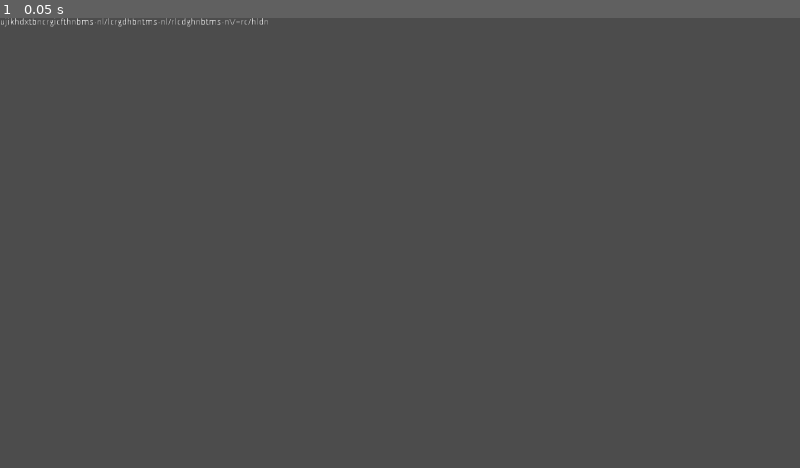
Above: before the commit, frame 1.
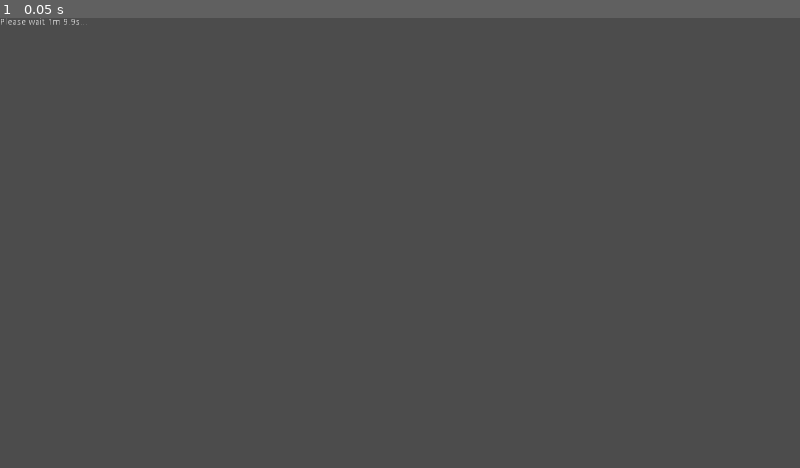
Above: after the commit, the same moment.

Repository: JapanYoshi/salty
Game: Godot game, scene res://TEST.tscn
Same seed, same stepped clock (60 frames per second), same inputs: the game is played once before the commit and once after it. This scene is started directly instead of the project's main scene.
Inputs:
- Up to frame 1 (0.05 s): no input

The runs differ from the first frame. In frame 1, 0.2% of the frame differs, in the area x 0-34%, y 0-2%.

Commit message:
question pack download ETA display

Diff:
--- a/MenuRoot.gd
+++ b/MenuRoot.gd
@@ -60,7 +60,7 @@
 		current_page.get_node("MouseMask").color = Color(0, 0, 0, 0.5)
 		current_page.get_node("LoadingPanel").show()
 		return
-	current_page.update_loading_progress(http_request.get_body_size(), http_request.get_body_size())
+	current_page.update_loading_progress(http_request.get_body_size(), http_request.get_body_size(), 0)
 	S.play_track(0, false, false)
 	S.play_track(1, false, false)
 	S.play_track(2, false, false)
@@ -82,14 +82,37 @@
 	http_request.connect("request_completed", self, "_http_request_completed")
 	# Perform the HTTP request. The URL below returns a PNG image as of writing.
 	var error = http_request.request(url)
+	_check_loading_started()
 	if error != OK:
 		push_error("An error occurred while making the HTTP request.")
 
+var time_start = 0
+var load_start = 0
+func _check_loading_started():
+	if http_request.get_body_size() > 0:
+		load_start = http_request.get_downloaded_bytes()
+		time_start = OS.get_ticks_msec()
+	else:
+		yield(get_tree().create_timer(0.01), "timeout")
+		call_deferred("_check_loading_started")
+
 # show player how much data is loaded
 func _update_loading_progress():
+	if time_start == 0:
+		_check_loading_started()
 	var partial = http_request.get_downloaded_bytes()
 	var total = http_request.get_body_size()
-	current_page.update_loading_progress(partial, total)
+	var time = OS.get_ticks_msec()
+	# total time / total size == partial time / partial size.
+	# move total size to right hand side and get
+	# total time == partial time * total size / partial size..
+	var eta = (
+		1.0 * (time - time_start) * # partial time
+		(total - load_start) / # total size
+		(partial - load_start) # partial size
+	) - (time - time_start)  # subtract elapsed time from total
+	prints("ETA CALCULATION: ", load_start, partial, total, time_start, time, eta)
+	current_page.update_loading_progress(partial, total, eta)
 	if !question_pack_is_downloaded:
 		yield(get_tree().create_timer(0.25), "timeout")
 		call_deferred("_update_loading_progress")
--- a/Signup.gd
+++ b/Signup.gd
@@ -340,7 +340,17 @@
 				'isVip': p.player_number == 0
 			});
 
-func update_loading_progress(partial, total):
+func update_loading_progress(partial, total, eta):
+	var time_text = "Finished!"
+	if eta >= 60*1000:
+		time_text = "Please wait ≈%dʹ %0.1f″..." % [eta / (60*1000), (eta % (60*1000)) / 1000.0]
+	elif eta >= 1000:
+		time_text = "Please wait ≈%0.1f″..." % (eta / 1000.0)
+	elif eta > 0:
+		time_text = "Almost there..."
+	$LoadingPanel/Label.set_text(
+		"Downloading question pack. %s" % time_text
+	)
 	$LoadingPanel/ProgressBar.max_value = total
 	$LoadingPanel/ProgressBar.value = partial
 	$LoadingPanel/Progress.set_text(
--- a/TEST.gd
+++ b/TEST.gd
@@ -1,18 +1,16 @@
 extends Node2D
+var eta_f = 0.0
 
 # Called when the node enters the scene tree for the first time.
 func _ready():
-	var max_value = 10000.0
-	var arr = []
-	for count in range(90, 120):
-		var value = 0.0
-		if count <= 100:
-			value = floor(max_value * pow(10, -count / 20.0) * 1000) / 1000
-		elif count < 120:
-			value = (120 - count) * 0.005
-		elif count == 120:
-			value = 0
-		arr.push_back(
-			R.format_currency(value, true, 4)
-		)
-	print(JSON.print(arr, ""))
+	eta_f = 70.0
+
+func _process(delta):
+	eta_f -= delta
+	var eta = int(eta_f * 1000.0)
+	var time_text = "Almost there..."
+	if eta >= 60*1000:
+		time_text = "Please wait ≈%dm %0.1fs..." % [eta / (60*1000), (eta % (60*1000)) / 1000.0]
+	elif eta >= 3000:
+		time_text = "Please wait ≈%0.1fs..." % (eta / 1000.0)
+	$Label.set_text(time_text)
--- a/signup.tscn
+++ b/signup.tscn
@@ -701,7 +701,6 @@
 }
 
 [node name="LoadingPanel" type="Panel" parent="."]
-visible = false
 anchor_left = 0.5
 anchor_top = 0.5
 anchor_right = 0.5
@@ -730,13 +729,16 @@
 text = "Loading question pack online..."
 align = 1
 valign = 2
+__meta__ = {
+"_edit_use_anchors_": false
+}
 
 [node name="Progress" type="Label" parent="LoadingPanel"]
 anchor_right = 1.0
 anchor_bottom = 1.0
 margin_top = 48.0
 custom_fonts/font = ExtResource( 11 )
-text = "0 bytes loaded"
+text = "Loaded 00000.0KiB of 00000.0KiB (000.00%)"
 align = 1
 __meta__ = {
 "_edit_use_anchors_": false
